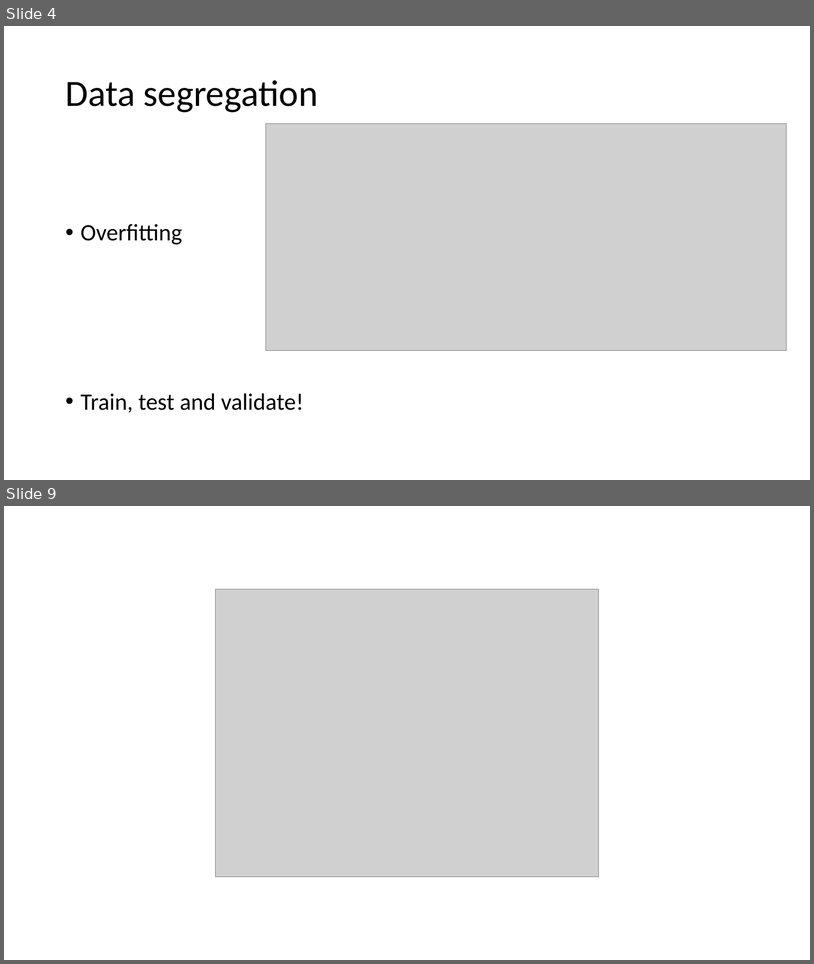
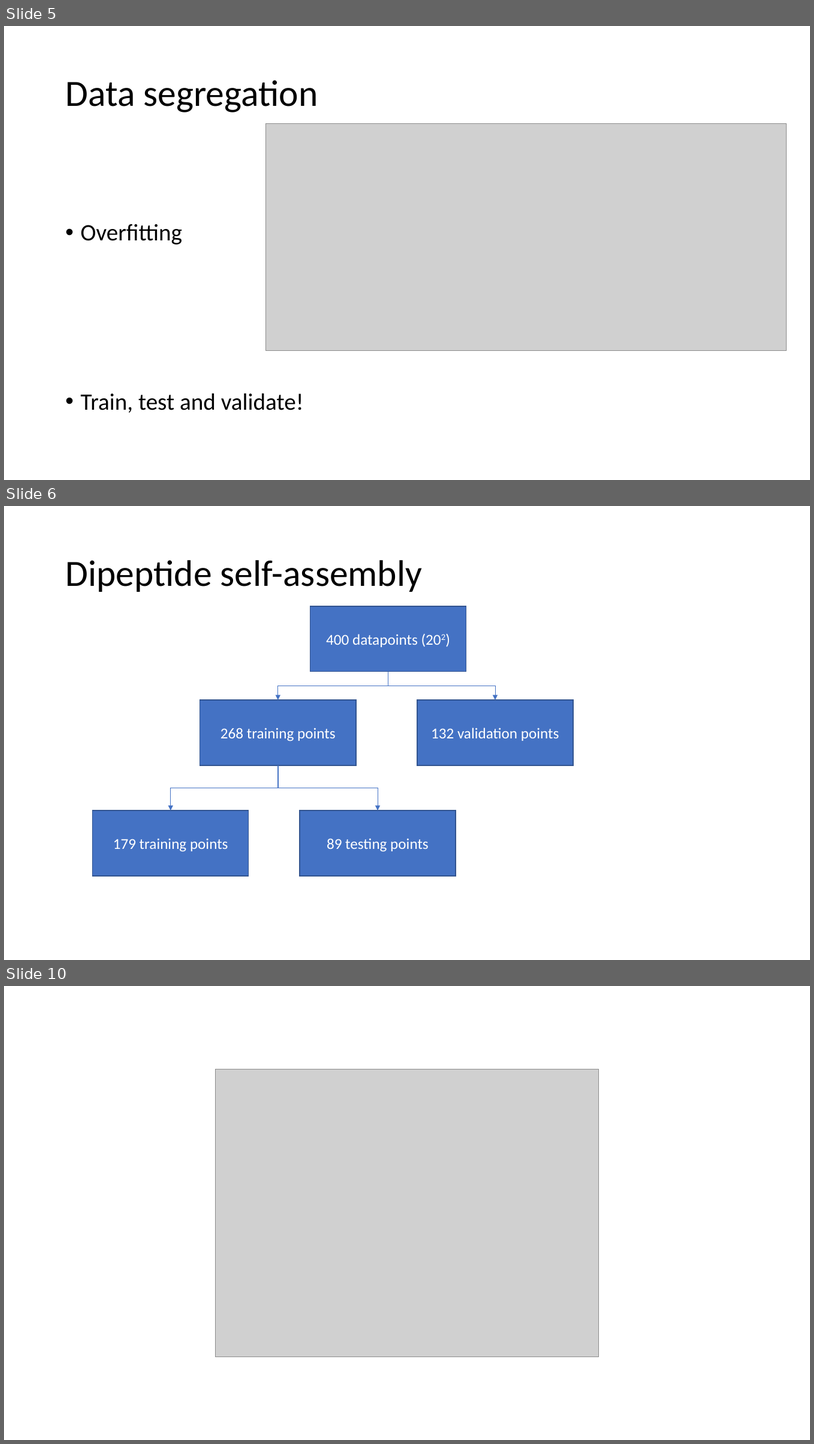
Before and after one commit to avanteijlingen/Tutorial-SB06, a slide deck: ActiveLearning.pptx. Shown one above the other, each under a label of ours: slides 4 and 9 before the commit, slides 5, 6 and 10 after it; the slides between them are not shown. The pictures are 814x964 and 814x1444 pixels, drawn with LibreOffice and Linux fonts; fonts in the diff are those of the drawing; grey boxes stand for pictures. Boxes give left, top, right and bottom in pixels: in the first picture for what was removed or moved away, otherwise in the second. Text is boxed around its words. In the diff, an @@ line names an element or a change of style, - is before the commit and + after.

```diff
--- a/ActiveLearning.pptx
+++ b/ActiveLearning.pptx
@@ slide 6 added at (x1=4, y1=506, x2=810, y2=960), background #FFFFFF @@
@@ title added at (x1=65, y1=560, x2=423, y2=592), 44 pt, text #000000 @@
+Dipeptide self-assembly
@@ rectangle added at (x1=310, y1=606, x2=466, y2=672), fill #4472C4, outline #325491 1 pt, 18 pt, text #FFFFFF @@
+400 datapoints (202)
@@ elbow arrow added from (388, 672) to (278, 700), #4472C4 0.5 pt @@
@@ elbow arrow added from (388, 672) to (495, 700), #4472C4 0.5 pt @@
@@ rectangle added at (x1=200, y1=700, x2=356, y2=765), fill #4472C4, outline #325491 1 pt, 18 pt, text #FFFFFF @@
+268 training points
@@ rectangle added at (x1=417, y1=700, x2=573, y2=765), fill #4472C4, outline #325491 1 pt, 18 pt, text #FFFFFF @@
+132 validation points
@@ elbow arrow added from (278, 766) to (171, 810), #4472C4 0.5 pt @@
@@ elbow arrow added from (278, 766) to (378, 810), #4472C4 0.5 pt @@
@@ rectangle added at (x1=93, y1=810, x2=249, y2=876), fill #4472C4, outline #325491 1 pt, 18 pt, text #FFFFFF @@
+179 training points
@@ rectangle added at (x1=300, y1=810, x2=456, y2=876), fill #4472C4, outline #325491 1 pt, 18 pt, text #FFFFFF @@
+89 testing points
@@ what was slide 4 is now slide 5 @@
@@ what was slide 9 is now slide 10 @@
```
Also in this commit, not shown: 1 slide changed, 2 other slides added, 2 slides removed, 1 other file.
